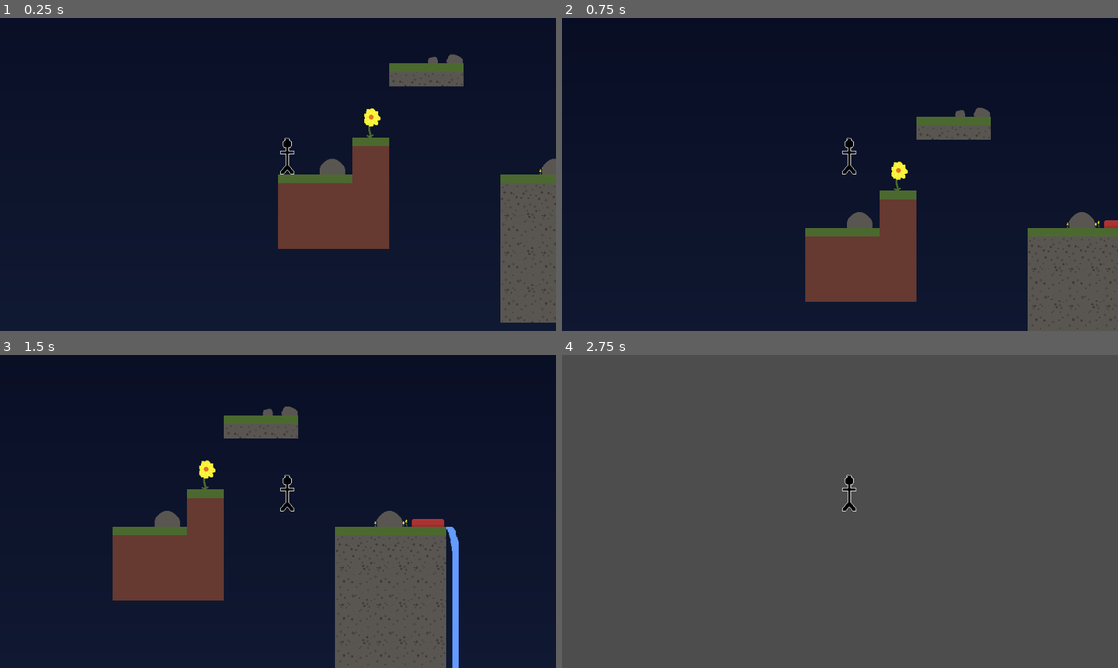
Above: before the commit, frames 1-4 (two rows, left to right).
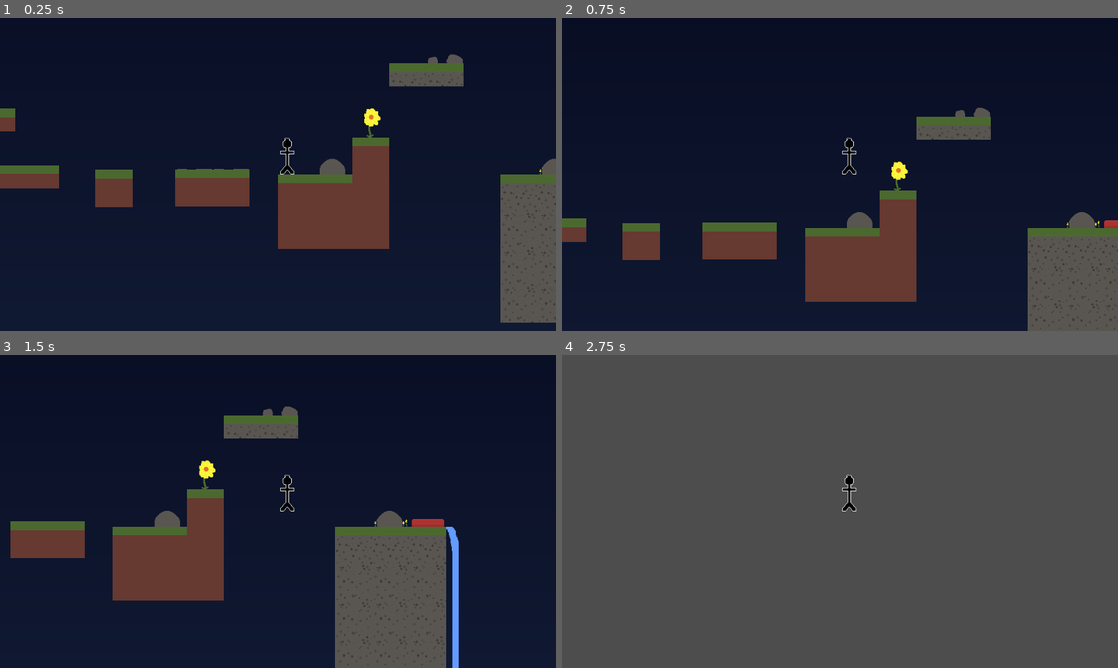
Above: after the commit, the same moments.

Repository: endlessm/moddable-platformer
Game: Godot game, scene res://main.tscn
Same seed, same stepped clock (60 frames per second), same inputs: the game is played once before the commit and once after it.
Inputs:
- Up to frame 1 (0.25 s): no input
- Up to frame 2 (0.75 s): tap Enter (ui_accept) at 0.5 s; hold Right (ui_right) from 0.53 s (still down)
- Up to frame 3 (1.5 s): keep holding Right (ui_right); tap Enter (ui_accept) at 0.77 s
- Up to frame 4 (2.75 s): tap Enter (ui_accept) at 1.52 s; release Right (ui_right) at 2.03 s; hold Left (ui_left) from 2.03 s (still down)

The runs differ from the first frame. In frame 1, 3.4% of the frame differs, in the area x 0-45%, y 28-61%; in frame 2, 2.7%; in frame 3, 1.6%; in frame 4, nothing differs.

Commit message:
Add some new platforms to the main scene

Diff:
--- a/main.tscn
+++ b/main.tscn
@@ -1,8 +1,9 @@
-[gd_scene load_steps=6 format=3 uid="uid://dhcpt1kt8cs0g"]
+[gd_scene load_steps=7 format=3 uid="uid://dhcpt1kt8cs0g"]
 
 [ext_resource type="PackedScene" uid="uid://8st4scqt06l8" path="res://components/player/player.tscn" id="2_7yl00"]
 [ext_resource type="PackedScene" uid="uid://cswheshouik14" path="res://rules_goals/game_logic.tscn" id="3_xbkvd"]
 [ext_resource type="PackedScene" uid="uid://danlrmsfmsros" path="res://components/tiles/default_tile_map.tscn" id="3_yfnmv"]
+[ext_resource type="PackedScene" uid="uid://coq6d3u6wnvs2" path="res://components/platform/platform.tscn" id="4_gd51l"]
 
 [sub_resource type="Gradient" id="Gradient_80myt"]
 colors = PackedColorArray(5.47232e-05, 0.00409156, 0.0787912, 1, 0.104679, 0.159134, 0.271181, 1)
@@ -37,3 +38,22 @@
 texture = SubResource("GradientTexture2D_ljotv")
 
 [node name="GameLogic" parent="." instance=ExtResource("3_xbkvd")]
+
+[node name="Platform" parent="." instance=ExtResource("4_gd51l")]
+position = Vector2(-113, 23)
+width = 2
+
+[node name="Platform2" parent="." instance=ExtResource("4_gd51l")]
+position = Vector2(-283, 24)
+width = 1
+
+[node name="Platform3" parent="." instance=ExtResource("4_gd51l")]
+position = Vector2(-549, -82)
+type = 1
+one_way = true
+fall_time = 2.0
+
+[node name="Platform4" parent="." instance=ExtResource("4_gd51l")]
+position = Vector2(-570, 16)
+type = 1
+width = 6
